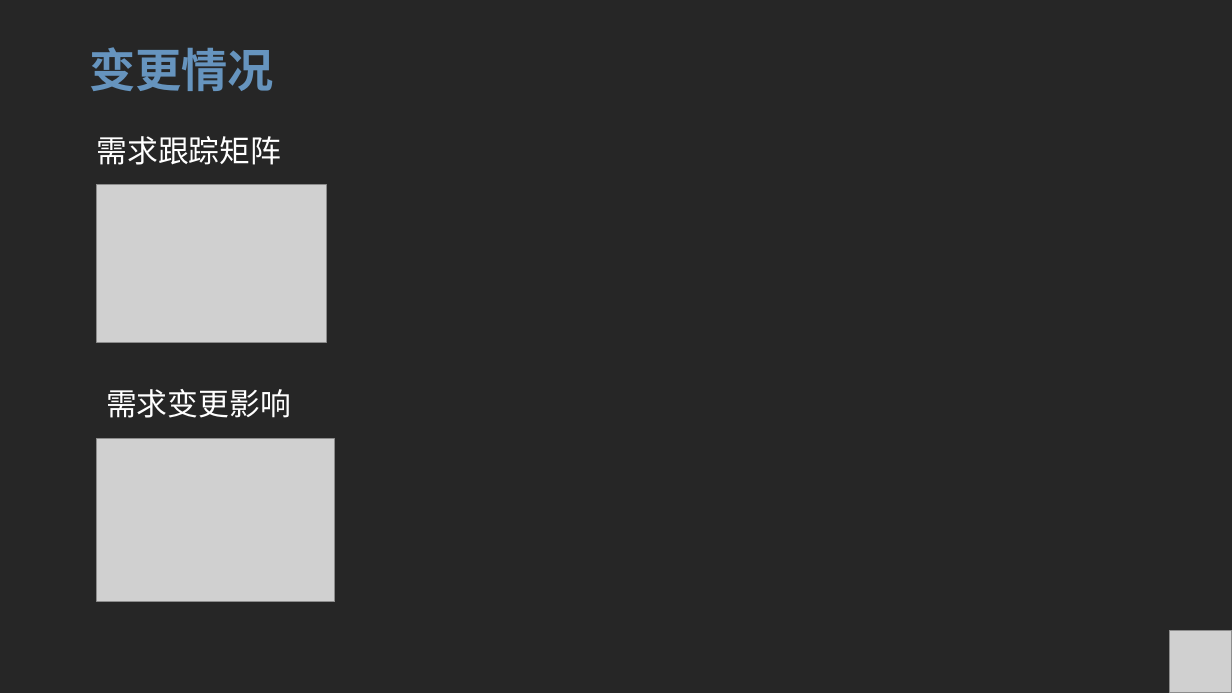
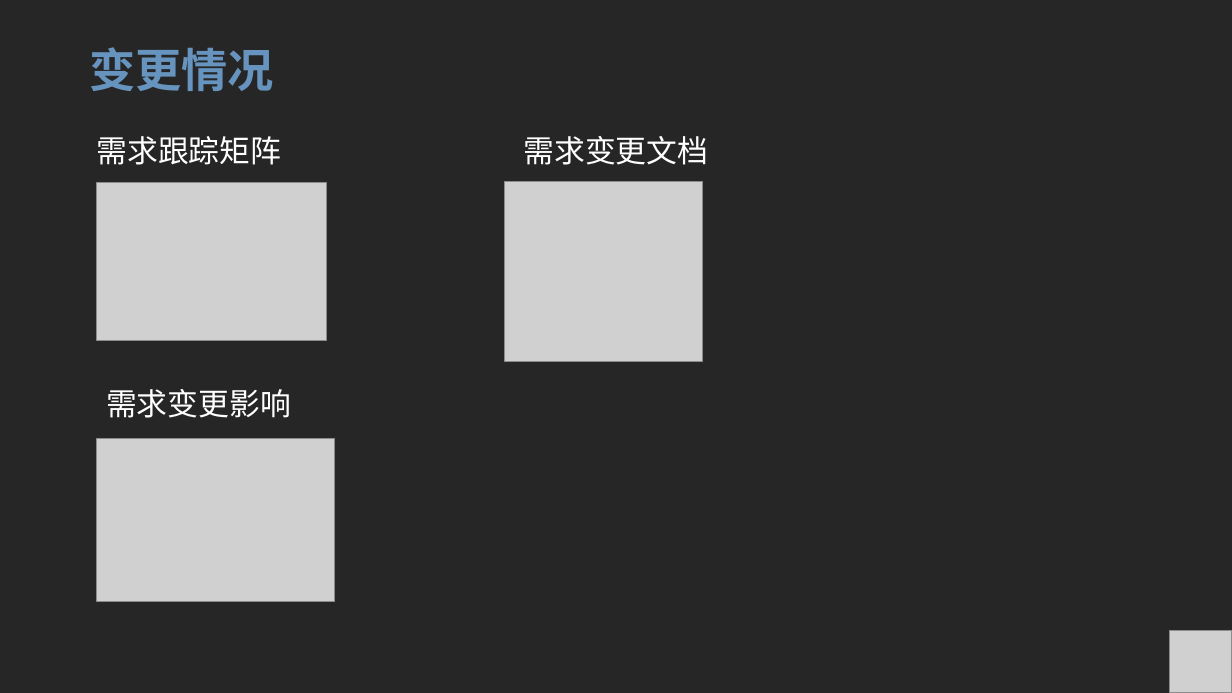
Before and after one commit to ToryXu0407/Project_yc, a slide deck: slide 9 of 需求工程/需求变更/需求变更.pptx (slide 6 before the commit). Drawn at 1232x693 pixels with LibreOffice and Linux fonts; fonts in the diff are those of the drawing; grey boxes stand for pictures. Boxes give left, top, right and bottom in pixels: in the first picture for what was removed or moved away, otherwise in the second. Text is boxed around its words. In the diff, an @@ line names an element or a change of style, - is before the commit and + after.

Commit message:
需求变更最新版。

```diff
--- a/需求工程/需求变更/需求变更.pptx
+++ b/需求工程/需求变更/需求变更.pptx
@@ text added at (524, 136, 709, 165), 24 pt, text #FFFFFF @@
+需求变更文档
@@ picture added at (505, 181, 703, 360) @@
```
Also in this commit, not shown: 4 other slides changed, 16 slides added, 9 other files.
